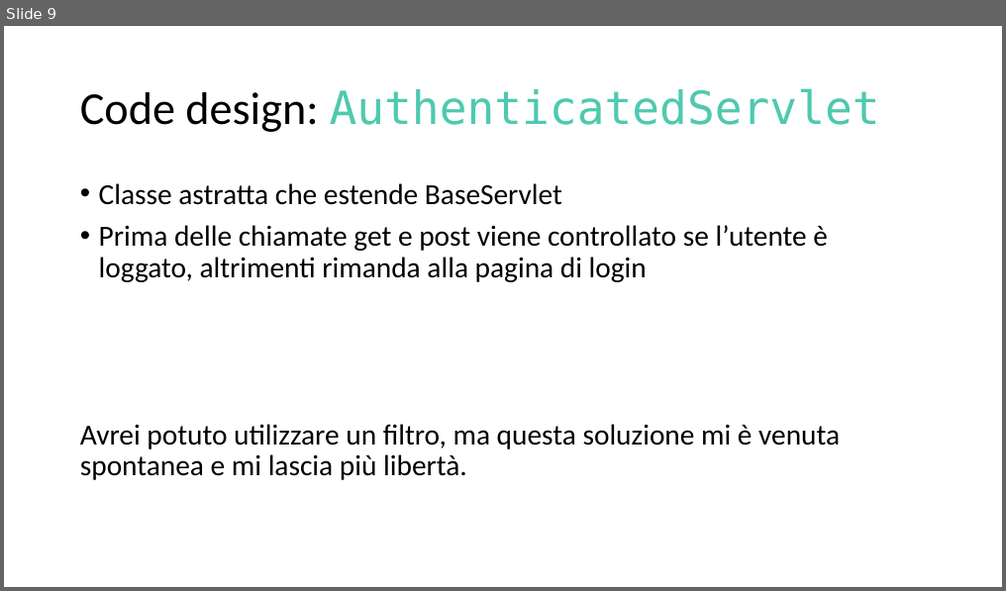
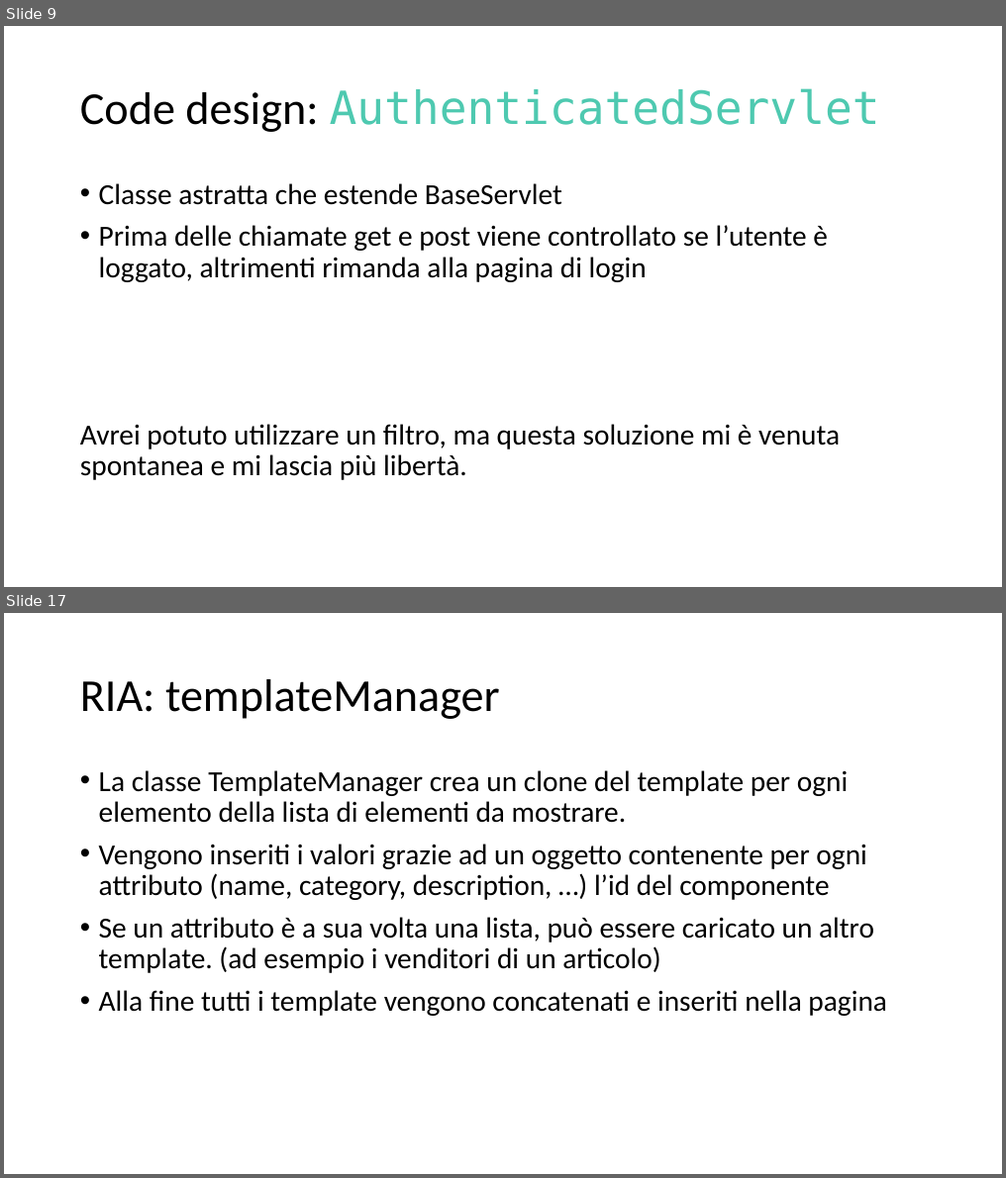
Before and after one commit to MirkoAndena/ECommerce, a slide deck: Documents/ECommerce.pptx. Shown one above the other, each under a label of ours: slide 9 before the commit, slides 9 and 17 after it; the slides between them are not shown. The pictures are 1006x591 and 1006x1178 pixels, drawn with LibreOffice and Linux fonts; fonts in the diff are those of the drawing. Boxes give left, top, right and bottom in pixels: in the first picture for what was removed or moved away, otherwise in the second. Text is boxed around its words. In the diff, an @@ line names an element or a change of style, - is before the commit and + after.

```diff
--- a/Documents/ECommerce.pptx
+++ b/Documents/ECommerce.pptx
@@ slide 17 added at (4,613,1002,1174), background #FFFFFF @@
@@ title added at (80,679,500,719), 44 pt, text #000000 @@
+RIA: templateManager
@@ text added at (99,770,887,1016), 28 pt, text #000000 @@
+• La classe TemplateManager crea un clone del template per ogni elemento della lista di elementi da mostrare.
+• Vengono inseriti i valori grazie ad un oggetto contenente per ogni attributo (name, category, description, …) l’id del componente
+• Se un attributo è a sua volta una lista, può essere caricato un altro template. (ad esempio i venditori di un articolo)
+• Alla fine tutti i template vengono concatenati e inseriti nella pagina
```
Also in this commit, not shown: 3 slides changed, 5 other slides added, 6 other files.
